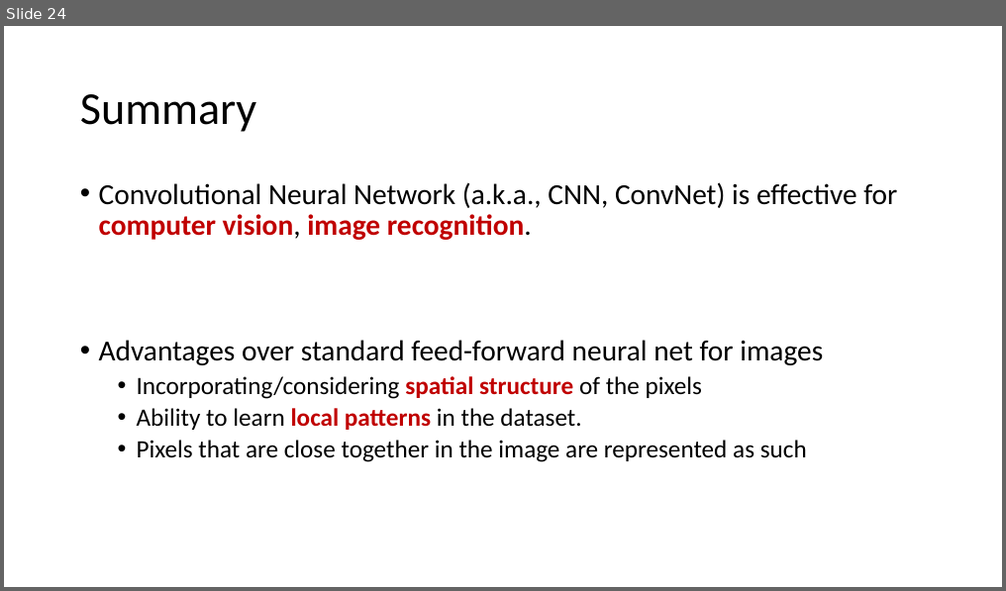
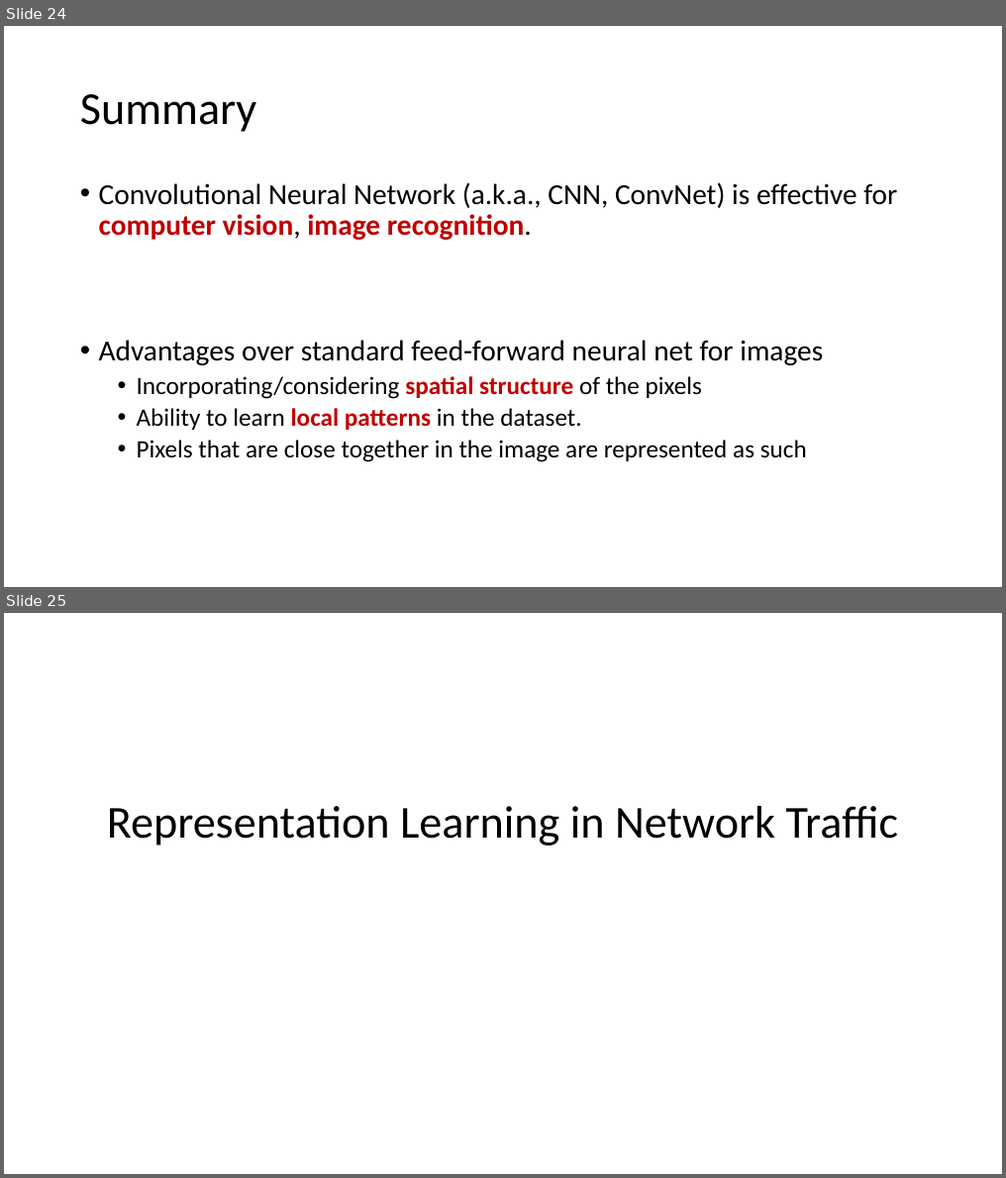
Before and after one commit to noise-lab/ml-systems, a slide deck: docs/slides/13-Deep-Learning.pptx. Shown one above the other, each under a label of ours: slide 24 before the commit, slides 24 and 25 after it. The pictures are 1006x591 and 1006x1178 pixels, drawn with LibreOffice and Linux fonts; fonts in the diff are those of the drawing. Boxes give left, top, right and bottom in pixels: in the first picture for what was removed or moved away, otherwise in the second. Text is boxed around its words. In the diff, an @@ line names an element or a change of style, - is before the commit and + after.

```diff
--- a/docs/slides/13-Deep-Learning.pptx
+++ b/docs/slides/13-Deep-Learning.pptx
@@ slide 25 added at (4,613,1002,1174), background #FFFFFF @@
@@ title added at (107,806,899,846), 44 pt, text #000000 @@
+Representation Learning in Network Traffic
```
Also in this commit, not shown: 16 other slides added, 4 other files.
